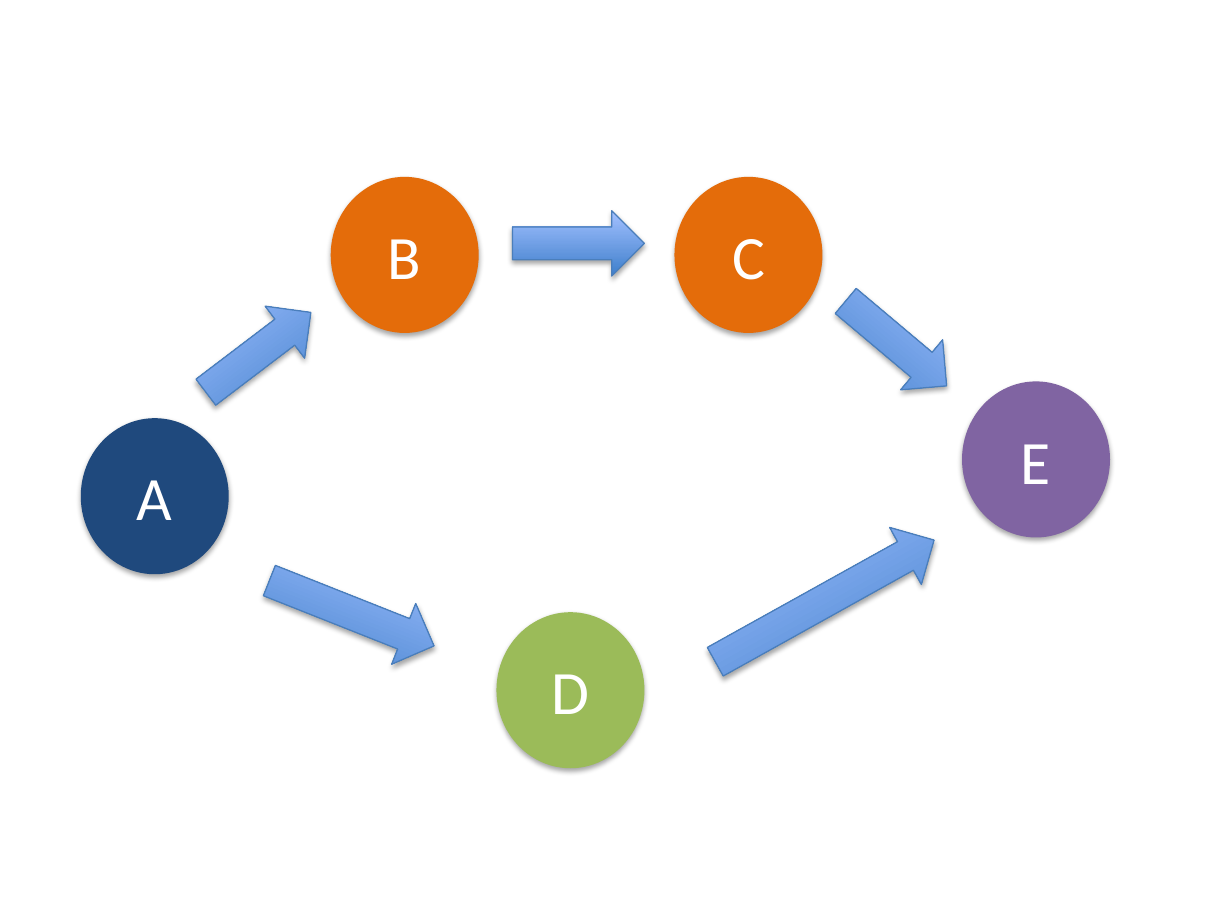
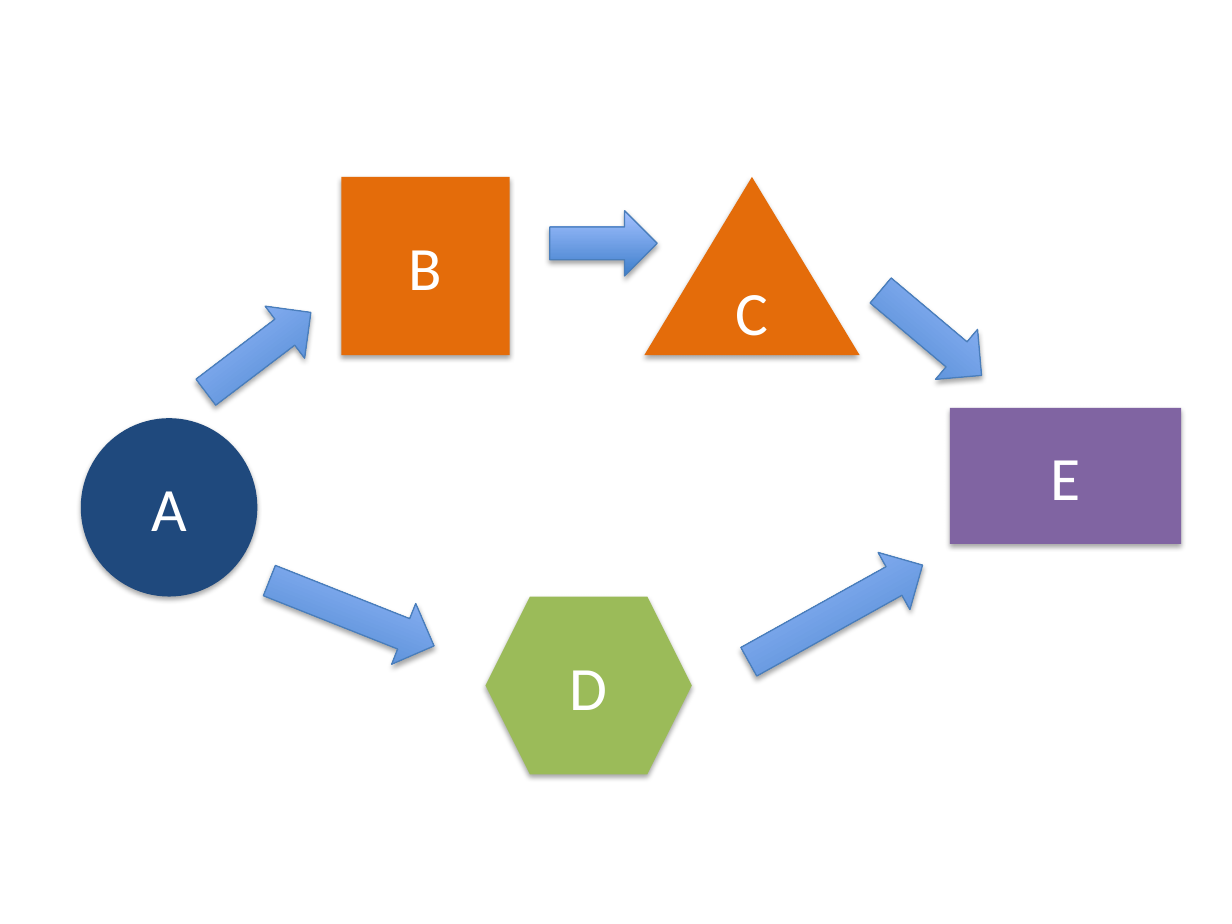
Before and after one commit to fp-tower/foundations, a slide deck: slide 10 of Diagrams.pptx (slide 13 before the commit). Drawn at 1232x924 pixels with LibreOffice and Linux fonts; fonts in the diff are those of the drawing. Boxes give left, top, right and bottom in pixels: in the first picture for what was removed or moved away, otherwise in the second. Text is boxed around its words. In the diff, an @@ line names an element or a change of style, - is before the commit and + after.

```diff
--- a/Diagrams.pptx
+++ b/Diagrams.pptx
@@ rectangle "B": place and size @@
-rectangle "B" at [330,177,478,334]
+rectangle "B" at [341,177,510,356]
@@ rectangle "B" at [341,177,510,356]: ellipse to rectangle @@
@@ triangle "C": place and size @@
-triangle "C" at [674,177,822,334]
+triangle "C" at [644,177,860,356]
@@ triangle "C" at [644,177,860,356]: ellipse to triangle @@
@@ right arrow: place and size @@
-right arrow at [513,211,644,276]
+right arrow at [549,211,657,276]
@@ right arrow: place and size @@
-right arrow at [825,276,968,411]
+right arrow at [859,266,1002,401]
@@ ellipse "A": place and size @@
-ellipse "A" at [81,418,229,574]
+ellipse "A" at [81,418,257,596]
@@ rectangle "E" at [950,408,1181,545]: ellipse to rectangle @@
@@ rectangle "E": place and size @@
-rectangle "E" at [962,382,1110,538]
+rectangle "E" at [950,408,1181,545]
@@ right arrow: place and size @@
-right arrow at [700,511,950,690]
+right arrow at [733,536,938,690]
@@ hexagon "D": place and size @@
-hexagon "D" at [496,612,644,769]
+hexagon "D" at [485,596,692,774]
@@ hexagon "D" at [485,596,692,774]: ellipse to hexagon @@
```
Also in this commit, not shown: 5 other slides changed, 3 slides added, 18 other files.
